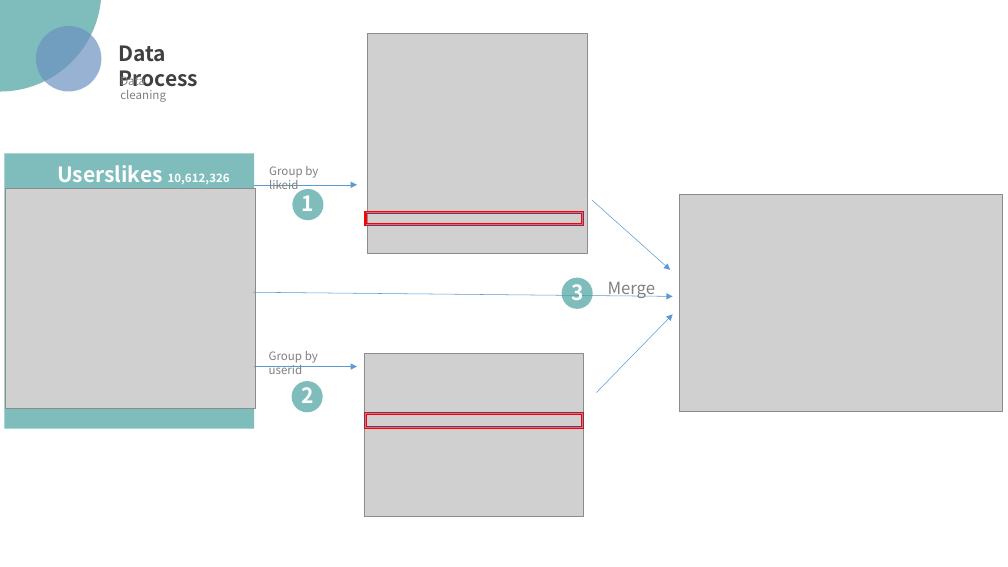
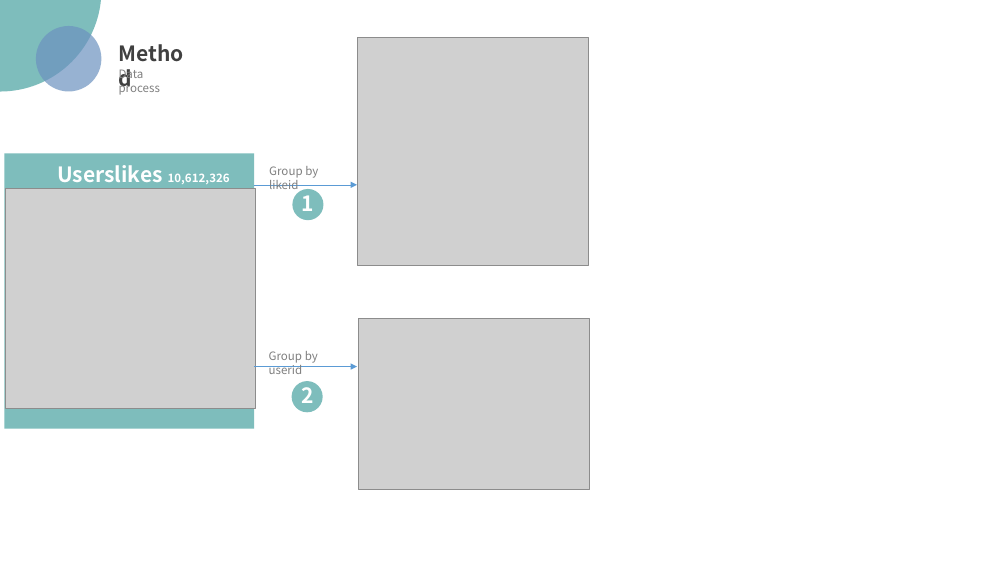
Before and after one commit to leasonliu/UIike, a slide deck: slide 6 of DM_PRESENTATION.pptx (slide 5 before the commit). Drawn at 1008x567 pixels with LibreOffice and Linux fonts; fonts in the diff are those of the drawing; grey boxes stand for pictures; background and template pictures are left out. Boxes give left, top, right and bottom in pixels: in the first picture for what was removed or moved away, otherwise in the second. Text is boxed around its words. In the diff, an @@ line names an element or a change of style, - is before the commit and + after.

```diff
--- a/DM_PRESENTATION.pptx
+++ b/DM_PRESENTATION.pptx
@@ text added at (111, 37, 203, 95), 20 pt, text #404040, bold @@
+Method
@@ picture: place and size @@
-picture at (368, 33, 588, 253)
+picture at (358, 37, 588, 265)
@@ text at (119, 69, 160, 95): text changed; size 20 to 11 pt; text colour #404040 to #808080; bold off @@
-Data Process
+Data process
@@ text removed at (120, 73, 166, 102) @@
-Data cleaning
@@ arrow removed from (592, 200) to (671, 270) @@
@@ picture removed at (680, 195, 1003, 411) @@
@@ frame removed at (365, 212, 584, 225) @@
@@ arrow removed from (254, 293) to (673, 296) @@
@@ ellipse removed at (562, 278, 593, 309) @@
@@ text removed at (571, 284, 583, 300) @@
-3
@@ text removed at (608, 282, 656, 298) @@
-Merge
@@ picture: place and size @@
-picture at (364, 353, 585, 516)
+picture at (358, 318, 589, 489)
@@ arrow removed from (597, 392) to (673, 315) @@
@@ frame removed at (364, 413, 585, 429) @@
```
Also in this commit, not shown: 4 other slides changed, 15 slides added, 13 slides removed, 2 other files.
